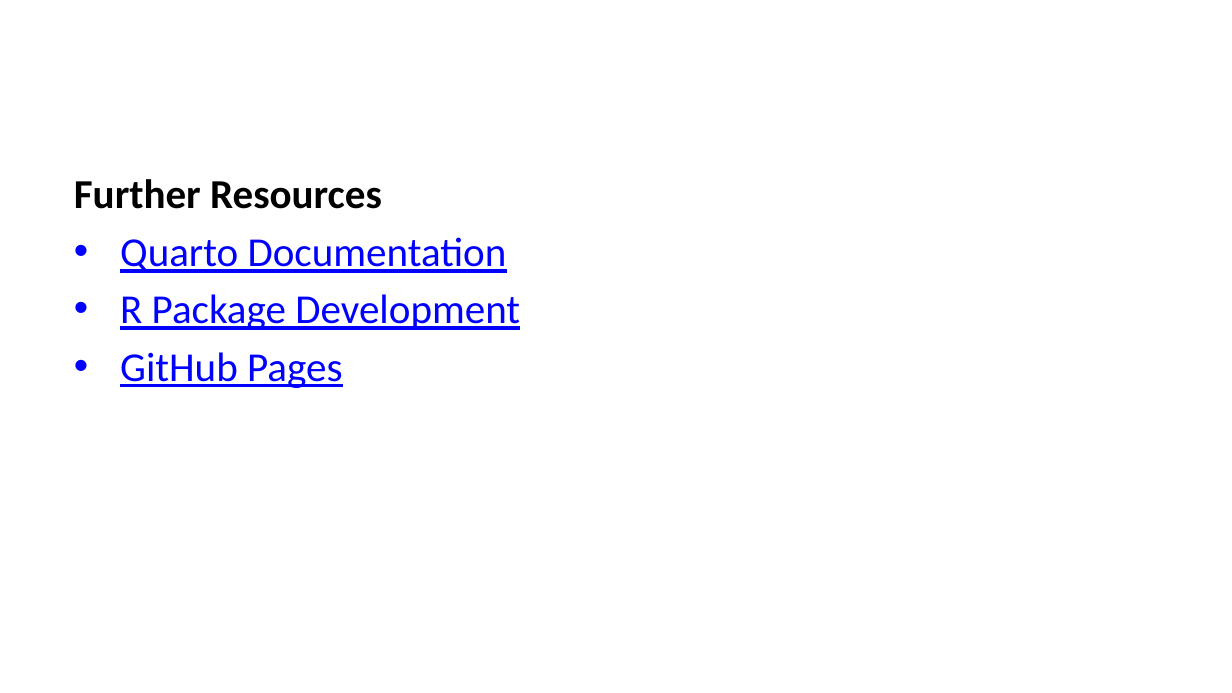
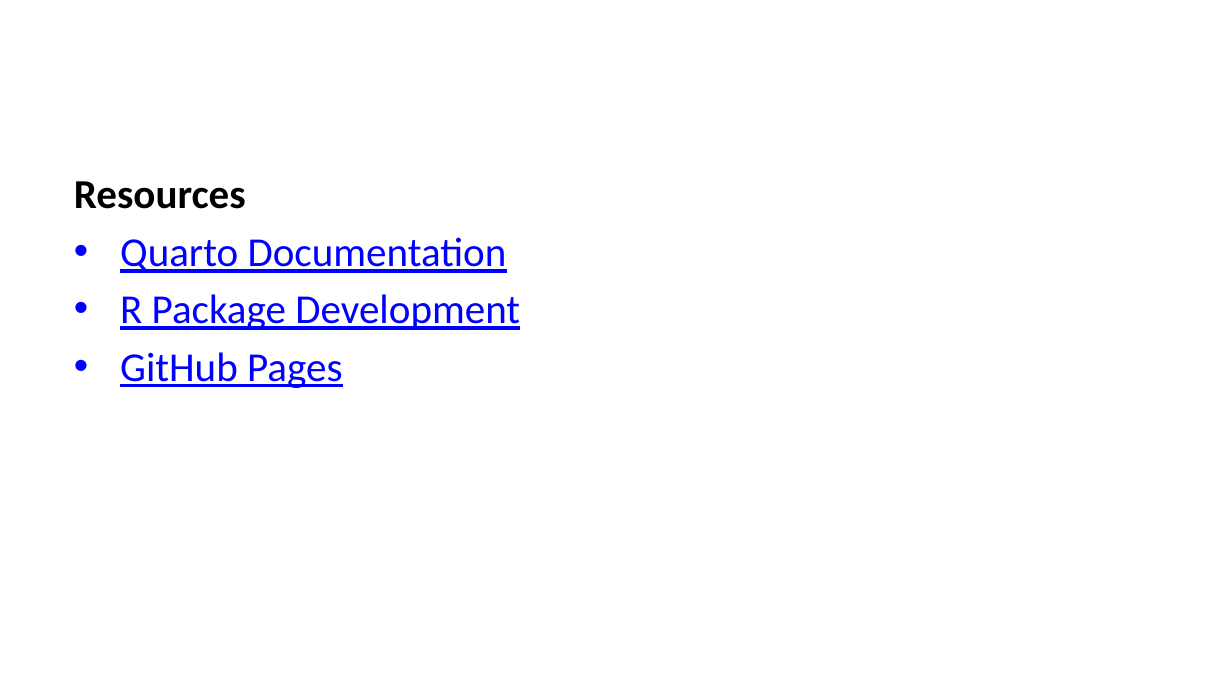
Before and after one commit to dbetebenner/packageSkeleton, a slide deck: slide 19 of quarto_website/content/presentations/packageSkeleton_Presentation.pptx (slide 17 before the commit). Drawn at 1232x693 pixels with LibreOffice and Linux fonts; fonts in the diff are those of the drawing. Boxes give left, top, right and bottom in pixels: in the first picture for what was removed or moved away, otherwise in the second. Text is boxed around its words. In the diff, an @@ line names an element or a change of style, - is before the commit and + after.

```diff
--- a/quarto_website/content/presentations/packageSkeleton_Presentation.pptx
+++ b/quarto_website/content/presentations/packageSkeleton_Presentation.pptx
@@ text at box(74, 181, 246, 209): text changed @@
-Further Resources
+Resources
```
Also in this commit, not shown: 1 other slide changed, 3 slides added, 1 slide removed, 5 other files.
